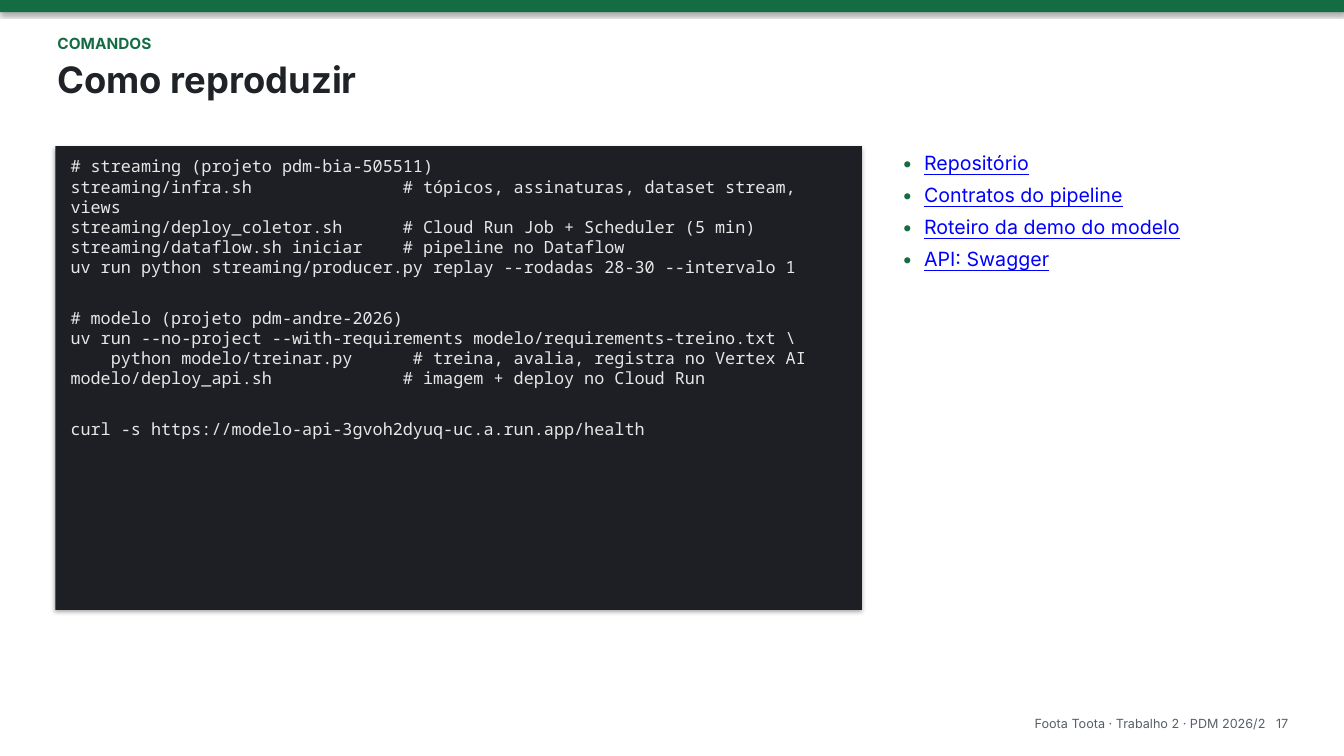
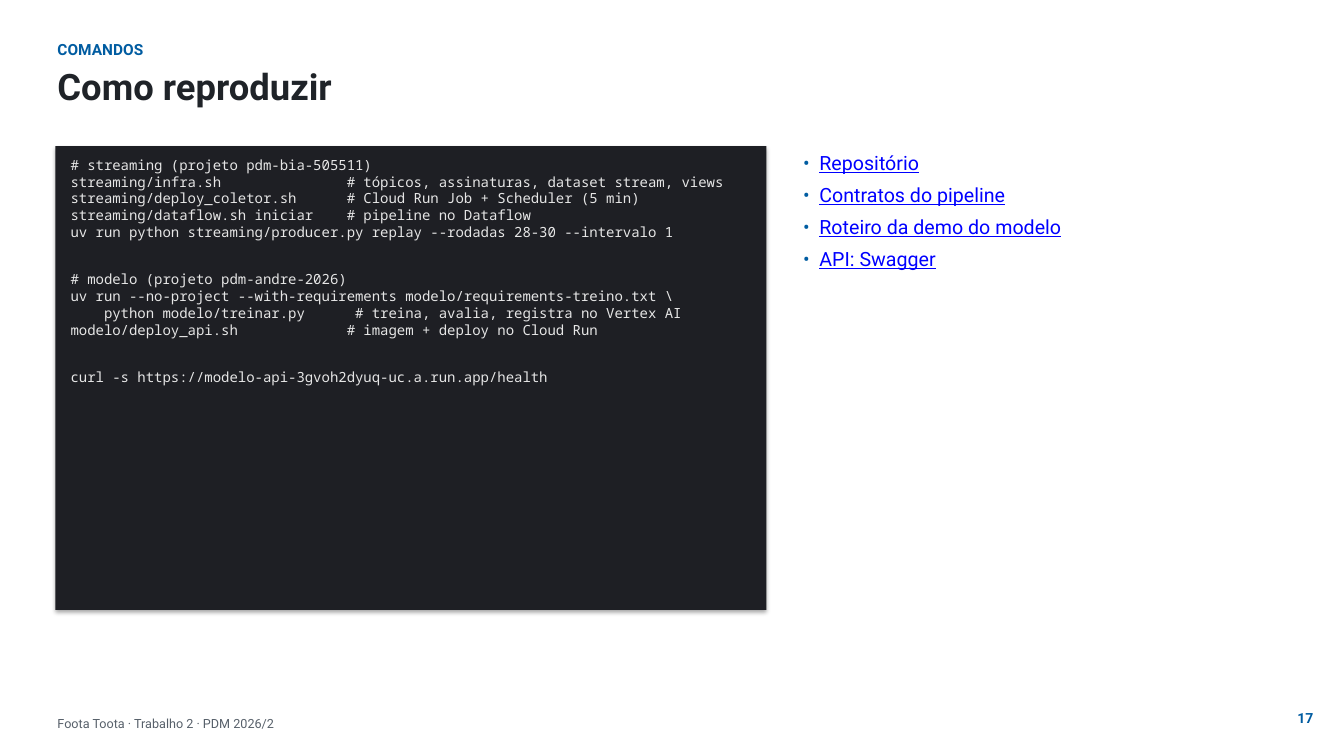
Before and after one commit to phael-exe/foota-toota, a slide deck: slide 17 of docs/apresentacao/trabalho2.pptx. Drawn at 1344x756 pixels with LibreOffice and Linux fonts; fonts in the diff are those of the drawing; background and template pictures are left out. Boxes give left, top, right and bottom in pixels: in the first picture for what was removed or moved away, otherwise in the second. Text is boxed around its words. In the diff, an @@ line names an element or a change of style, - is before the commit and + after.

```diff
--- a/docs/apresentacao/trabalho2.pptx
+++ b/docs/apresentacao/trabalho2.pptx
@@ rectangle removed at box(0, 0, 1344, 12) @@
@@ text "COMANDOS" at box(57, 44, 143, 55): font Inter to Roboto, text colour #146C43 to #005CA1 @@
@@ text "Como reproduzir": place and size @@
-text "Como reproduzir" at box(57, 65, 357, 101)
+text "Como reproduzir" at box(57, 72, 332, 108)
@@ text "Como reproduzir" at box(57, 72, 332, 108): font Inter to Roboto @@
@@ rectangle "# streaming (projeto pdm-bia-505511)": place and size @@
-rectangle "# streaming (projeto pdm-bia-505511)" at box(55, 146, 862, 610)
+rectangle "# streaming (projeto pdm-bia-505511)" at box(55, 146, 766, 610)
@@ rectangle "# streaming (projeto pdm-bia-505511)" at box(55, 146, 766, 610): size 12 to 10 pt @@
@@ text "• Repositório": place and size @@
-text "• Repositório" at box(924, 155, 1180, 271)
+text "• Repositório" at box(819, 155, 1061, 270)
@@ text "• Repositório" at box(819, 155, 1061, 270): font Inter to Roboto; text colour #146C43 to #005CA1 in "•", "•", "•", "•" @@
@@ text at box(57, 718, 274, 729): text changed; font Inter to Roboto @@
-Foota Toota · Trabalho 2 · PDM 2026/2 17
+Foota Toota · Trabalho 2 · PDM 2026/2
@@ text added at box(1297, 713, 1313, 723), 10 pt, text #005CA1, bold @@
+17
```
Also in this commit, not shown: 16 other slides changed, 1 slide added, 4 other files.
